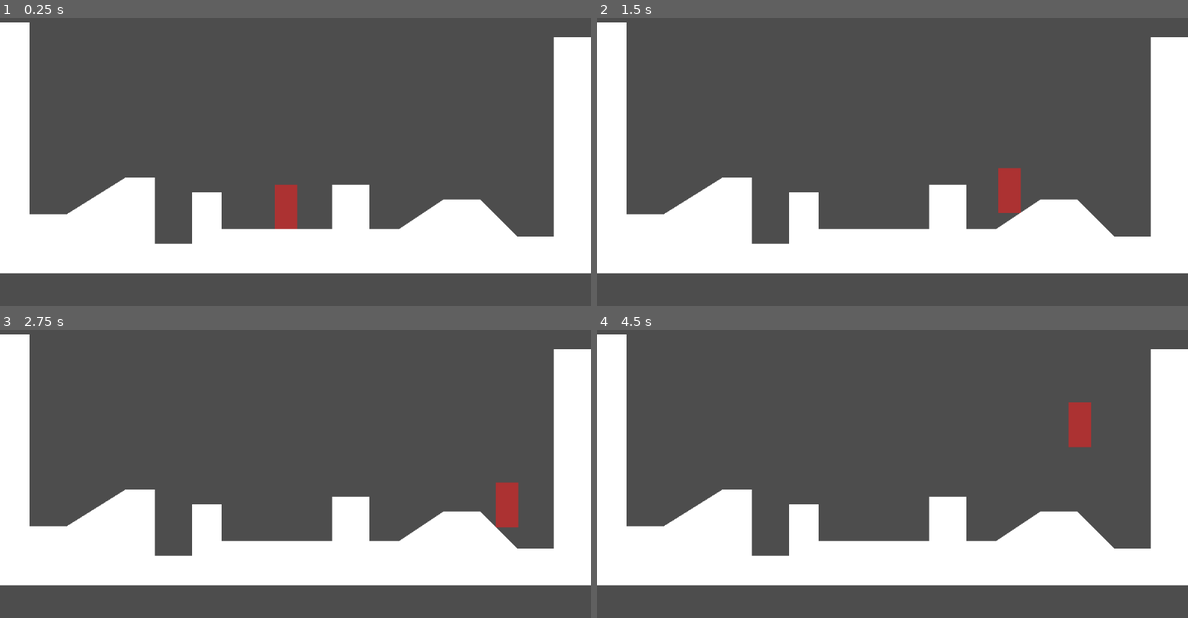
Above: before the commit, frames 1-4 (two rows, left to right).
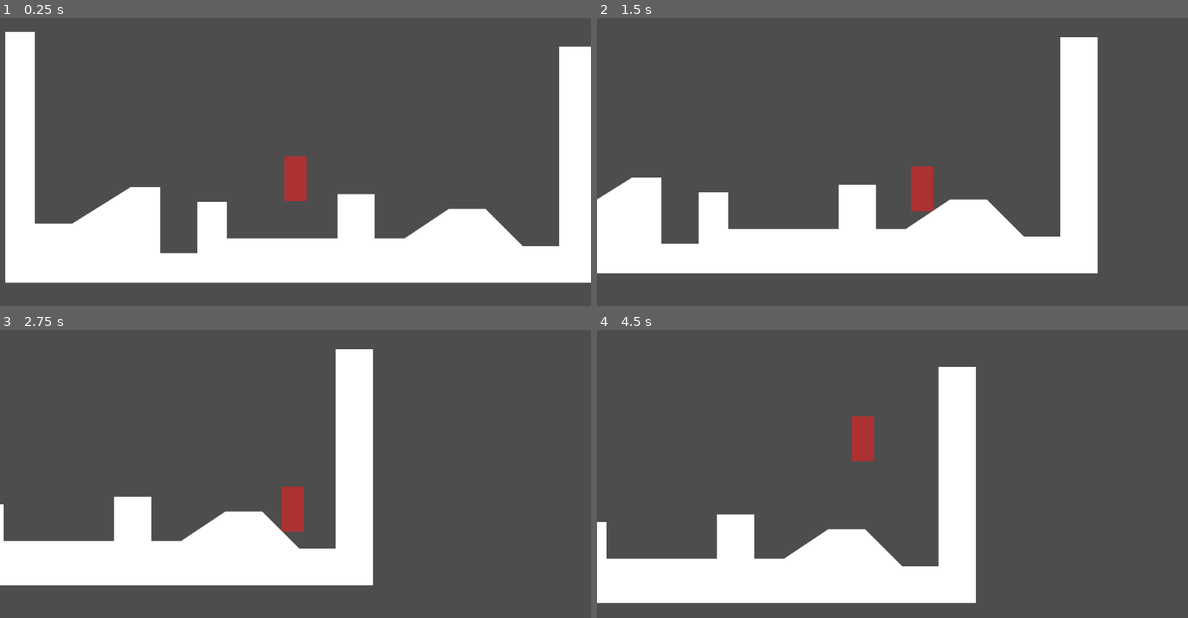
Above: after the commit, the same moments.

Repository: a-guy-and-his-computer/tinta-jogo
Game: Godot game, scene res://Scenes/jogo.tscn
The game is run twice, just before and just after one commit, with the same random seed, the same clock (stepped at 60 frames per second) and the same inputs.
Inputs:
- Up to frame 1 (0.25 s): no input
- Up to frame 2 (1.5 s): hold Right (direita) from 0.53 s (still down); tap Space (pular) at 0.6, 0.77, 1.07, 1.35 s
- Up to frame 3 (2.75 s): tap Space (pular) at 1.52, 1.82, 2.1 s; release Right (direita) at 2.03 s; hold Left (esquerda) from 2.03 s (still down)
- Up to frame 4 (4.5 s): release Left (esquerda) at 2.78 s; hold Right (direita) 2.78-4.28 s; tap Space (pular) at 2.85, 3.02, 3.32, 3.6, 3.77, 4.07, 4.35 s; hold Left (esquerda) from 4.28 s (still down)

The runs differ from the first frame. In frame 1, 11% of the frame differs, in the area x 0-100%, y 1-93%; in frame 2, 21%; in frame 3, 23%; in frame 4, 28%, in the area x 0-100%, y 1-95%.

Commit message:
fix: CONTROLADOR CONSERTADO

Diff:
--- a/Scenes/jogo.tscn
+++ b/Scenes/jogo.tscn
@@ -7,7 +7,7 @@
 script = ExtResource("1_h60hs")
 
 [node name="Player" parent="." instance=ExtResource("2_h60hs")]
-position = Vector2(310, 243.00002)
+position = Vector2(314, 178.00002)
 
 [node name="StaticBody2D" type="StaticBody2D" parent="."]
 
--- a/Scenes/player.tscn
+++ b/Scenes/player.tscn
@@ -31,9 +31,23 @@
 shape = SubResource("RectangleShape2D_vgqql")
 
 [node name="PuloCoyoteTimer" type="Timer" parent="."]
+wait_time = 0.11
+one_shot = true
 
 [node name="WallJumpTimer" type="Timer" parent="."]
+wait_time = 0.271
+one_shot = true
 
-[node name="RayCast2D" type="RayCast2D" parent="."]
+[node name="BufferPuloRaycast" type="RayCast2D" parent="."]
 position = Vector2(0, 8)
 target_position = Vector2(0, 1.5)
+
+[node name="Camera2D" type="Camera2D" parent="."]
+limit_bottom = 360
+drag_horizontal_enabled = true
+drag_vertical_enabled = true
+drag_vertical_offset = -0.2
+drag_left_margin = 0.1
+drag_right_margin = 0.1
+editor_draw_limits = true
+editor_draw_drag_margin = true
--- a/Scripts/player.gd
+++ b/Scripts/player.gd
@@ -1,56 +1,113 @@
 extends CharacterBody2D
 
+enum Estados {NO_AR, NO_CHAO, NA_PAREDE}
+var estado_player = Estados.NO_AR
+var ACABOU_DE_PULAR = false
+var PULOU_DA_PAREDE = false
 
 @export var VELOCIDADE = 300.0
-@export var VELOCIDADE_NO_AR = 200.0
+@export var VELOCIDADE_FORA_DO_CHAO = 200.0
 @export var VELOCIDADE_PULO = -400.0
 @export var ACELERACAO = 400.0
-@export var ACELERACAO_NO_AR = 400.0
 @export var FRICCAO = 300.0
-@export var FRICCAO_NO_AR = 200.0
+@export var FRICCAO_FORA_DO_CHAO = 200.0
 
-@onready var ray_cast_2d: RayCast2D = $RayCast2D
+@onready var buffer_pulo_raycast: RayCast2D = $BufferPuloRaycast
 @onready var pulo_coyote_timer: Timer = $PuloCoyoteTimer
 @onready var wall_jump_timer: Timer = $WallJumpTimer
 
 func _physics_process(delta: float) -> void:
-	print(get_wall_normal())
-	aplicar_gravidade(delta)
-	manusear_wall_jump()
-	manusear_pulo()
+	var direcao := Input.get_axis("esquerda", "direita")
+	var estava_no_chao = !is_on_floor() # iniciando variável
+	var normal_da_ultima_parede = get_wall_normal() # iniciando variável
+	var estava_na_parede = !is_on_wall() # iniciando variável
+	var descer_devagar = false # iniciando variável
 
-	var direcao := Input.get_axis("esquerda", "direita")
-	aplicar_aceleracao(direcao, delta)
-	aplicar_aceleracao_no_ar(direcao, delta)
-	aplicar_friccao(direcao)
-	aplicar_friccao_no_ar(direcao)
+	match estado_player:
+		Estados.NO_AR:
+			if is_on_floor():
+				estado_player = Estados.NO_CHAO
 
-	# checar se está na parede
-	# checar se está no chão
+			elif is_on_wall():
+				estado_player = Estados.NA_PAREDE
+
+			else:
+				if pulo_coyote_timer.time_left > 0 and Input.is_action_just_pressed("pular"):
+					aplicar_pulo()
+					print("coyote")
+					pulo_coyote_timer.stop()
+
+				elif wall_jump_timer.time_left > 0 and Input.is_action_just_pressed("pular"):
+					aplicar_wall_jump(normal_da_ultima_parede)
+					print("wall")
+					wall_jump_timer.stop()
+
+				aplicar_gravidade(delta, descer_devagar)
+				aplicar_aceleracao_fora_do_chao(direcao, delta)
+				aplicar_friccao_fora_do_chao(direcao)
+				buffer_pulo()
+
+		Estados.NO_CHAO:
+			if not is_on_floor():
+				estado_player = Estados.NO_AR
+
+			else:
+				PULOU_DA_PAREDE = false
+				ACABOU_DE_PULAR = false
+				aplicar_aceleracao(direcao, delta)
+				aplicar_friccao(direcao)
+				aplicar_pulo()
+
+		Estados.NA_PAREDE:
+			if is_on_floor():
+				estado_player = Estados.NO_CHAO
+
+			elif not is_on_wall():
+				estado_player = Estados.NO_AR
+
+			else:
+				descer_devagar = true
+				normal_da_ultima_parede = get_wall_normal()
+				aplicar_gravidade(delta, descer_devagar)
+				aplicar_aceleracao_fora_do_chao(direcao, delta)
+				aplicar_friccao_fora_do_chao(direcao)
+				aplicar_wall_jump(normal_da_ultima_parede)
 
 	move_and_slide() # mova o personagem
 
-	# checar se saiu da parede e estava na parede antes. Se sim, começe o timer de wall jump
+	if (estava_no_chao == is_on_floor()) and (not is_on_floor()):
+		pulo_coyote_timer.start()
 
-	# checar se saiu do chão e estava no chão antes. Se sim, começe o timer de coyote
+	elif (estava_na_parede == is_on_wall()) and (not is_on_wall()):
+		wall_jump_timer.start()
 
 
-func aplicar_gravidade(delta):
-	if not is_on_floor():
-		velocity += get_gravity() * delta
+
+func aplicar_gravidade(delta, descer_devagar):
+	if descer_devagar == true:
+		velocity.y = clamp(velocity.y, -1000000, 100)
+
+	velocity += get_gravity() * delta
 
 
-func manusear_wall_jump():
-	if Input.is_action_just_pressed("pular") and (is_on_wall() and not is_on_floor()):
-		velocity.x = get_wall_normal().x * VELOCIDADE
+func aplicar_wall_jump(normal_da_ultima_parede):
+	if Input.is_action_just_pressed("pular") and PULOU_DA_PAREDE == false:
+		velocity.x = normal_da_ultima_parede.x * VELOCIDADE
 		velocity.y = VELOCIDADE_PULO / 2
+		PULOU_DA_PAREDE = true
 
 
-func manusear_pulo():
-	if Input.is_action_just_pressed("pular") and is_on_floor():
+func aplicar_pulo():
+	if Input.is_action_just_pressed("pular") and ACABOU_DE_PULAR == false:
 		velocity.y = VELOCIDADE_PULO
-	elif Input.is_action_just_pressed("pular") and ray_cast_2d.is_colliding():
+		ACABOU_DE_PULAR = true
+		estado_player = Estados.NO_AR
+
+
+func buffer_pulo():
+	if Input.is_action_just_pressed("pular") and buffer_pulo_raycast.is_colliding():
 		velocity.y = VELOCIDADE_PULO
+		ACABOU_DE_PULAR = true
 
 
 func aplicar_aceleracao(direcao, delta):
@@ -58,9 +115,9 @@
 		velocity.x = move_toward(velocity.x, direcao * VELOCIDADE, ACELERACAO * delta)
 
 
-func aplicar_aceleracao_no_ar(direcao, delta):
+func aplicar_aceleracao_fora_do_chao(direcao, delta):
 	if direcao and not is_on_floor():
-		velocity.x = move_toward(velocity.x, direcao * VELOCIDADE_NO_AR, ACELERACAO_NO_AR * delta)
+		velocity.x = move_toward(velocity.x, direcao * VELOCIDADE_FORA_DO_CHAO, ACELERACAO * delta)
 
 
 func aplicar_friccao(direcao):
@@ -68,6 +125,9 @@
 		velocity.x = move_toward(velocity.x, 0, FRICCAO)
 
 
-func aplicar_friccao_no_ar(direcao):
-	if !direcao and not is_on_floor():
-		velocity.x = move_toward(velocity.x, 0, FRICCAO_NO_AR)
+func aplicar_friccao_fora_do_chao(direcao):
+	if PULOU_DA_PAREDE and !direcao:
+		print("yipee")
+
+	elif !direcao and not is_on_floor():
+		velocity.x = move_toward(velocity.x, 0, FRICCAO_FORA_DO_CHAO)
